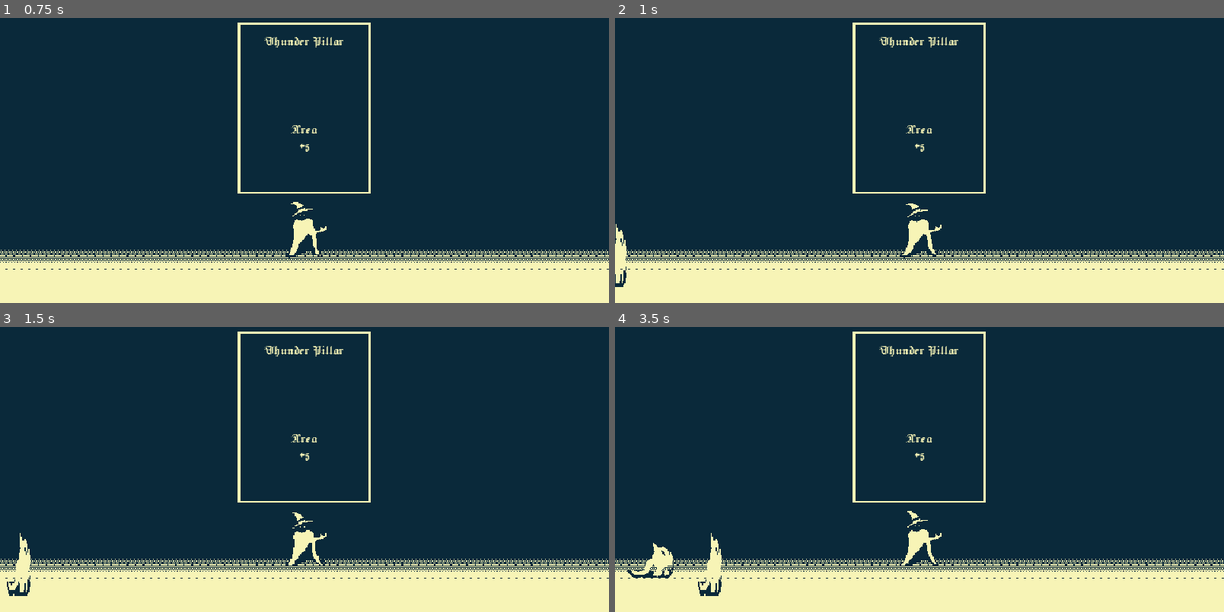
Above: before the commit, frames 1-4 (two rows, left to right).
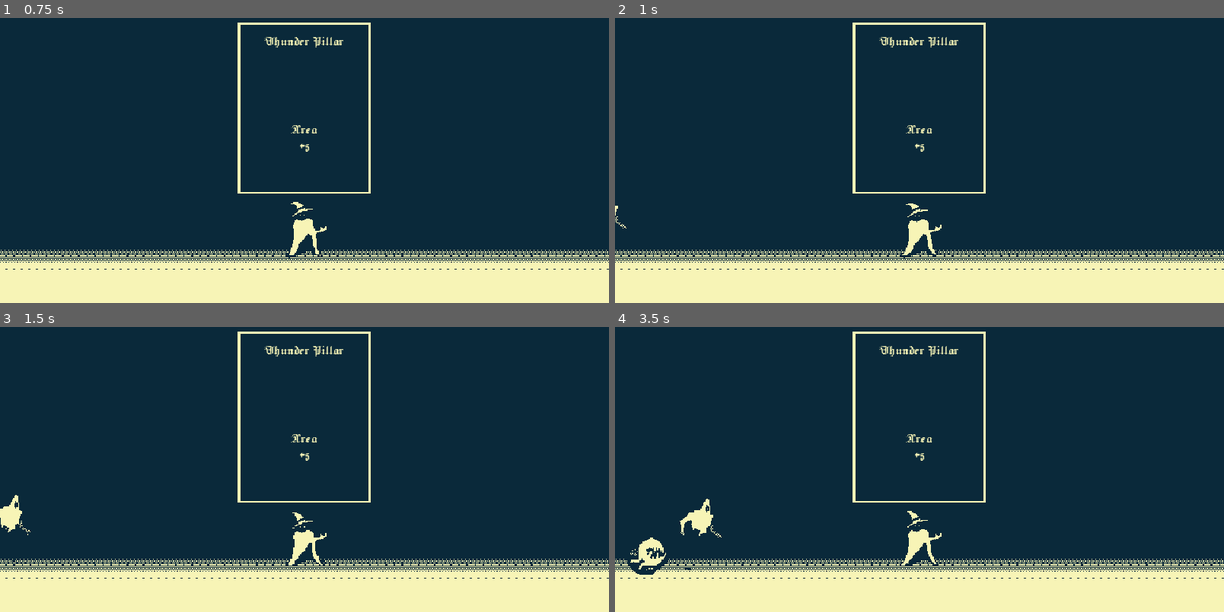
Above: after the commit, the same moments.

Repository: napstyy/shock
Game: Godot game, scene res://scenes/test_2.tscn
The game is run twice, just before and just after one commit, with the same random seed, the same clock (stepped at 60 frames per second) and the same inputs. The project has no main scene, so this scene is started directly.
Inputs (mouse positions are in pixels of both pictures, inside the frame that each line leads up to):
- Up to frame 1 (0.75 s): click (304, 109) at 0.5 s
- Up to frame 2 (1 s): no input
- Up to frame 3 (1.5 s): click (304, 418) at 1.25 s
- Up to frame 4 (3.5 s): click (919, 418) at 2 s; tap 1 (Attack1) at 2.85 s

Frame 1 is identical in both runs. In frame 2, 0.2% of the frame differs, in the area x 0-2%, y 65-95%; in frame 3, 0.5%; in frame 4, 1.1%, in the area x 2-18%, y 60-95%.

Commit message:
added sprite anims to monsters

Diff:
--- a/prefabs/enemies/ghost.tscn
+++ b/prefabs/enemies/ghost.tscn
@@ -1,20 +1,78 @@
 [gd_scene format=3 uid="uid://b82yrmhbxwhu3"]
 
 [ext_resource type="Script" uid="uid://dwyt8befo8jmx" path="res://scripts/enemy/ghost.gd" id="1_ptb80"]
-[ext_resource type="Texture2D" uid="uid://cv5otdnccbrag" path="res://assets/Enemy1.png" id="2_vjoux"]
+[ext_resource type="Texture2D" uid="uid://nfwryxexiwb6" path="res://assets/EaterMoveSHOCK.png" id="2_ao3mh"]
 
 [sub_resource type="RectangleShape2D" id="RectangleShape2D_sl4ig"]
-size = Vector2(48, 38)
+size = Vector2(45, 44)
+
+[sub_resource type="AtlasTexture" id="AtlasTexture_4witf"]
+atlas = ExtResource("2_ao3mh")
+region = Rect2(0, 0, 120, 120)
+
+[sub_resource type="AtlasTexture" id="AtlasTexture_0vovs"]
+atlas = ExtResource("2_ao3mh")
+region = Rect2(120, 0, 120, 120)
+
+[sub_resource type="AtlasTexture" id="AtlasTexture_gceu2"]
+atlas = ExtResource("2_ao3mh")
+region = Rect2(240, 0, 120, 120)
+
+[sub_resource type="AtlasTexture" id="AtlasTexture_vlnup"]
+atlas = ExtResource("2_ao3mh")
+region = Rect2(360, 0, 120, 120)
+
+[sub_resource type="AtlasTexture" id="AtlasTexture_flemc"]
+atlas = ExtResource("2_ao3mh")
+region = Rect2(480, 0, 120, 120)
+
+[sub_resource type="SpriteFrames" id="SpriteFrames_fy0ay"]
+animations = [{
+"frames": [{
+"duration": 1.0,
+"texture": SubResource("AtlasTexture_4witf")
+}, {
+"duration": 1.0,
+"texture": SubResource("AtlasTexture_0vovs")
+}, {
+"duration": 1.0,
+"texture": SubResource("AtlasTexture_gceu2")
+}, {
+"duration": 1.0,
+"texture": SubResource("AtlasTexture_vlnup")
+}, {
+"duration": 1.0,
+"texture": SubResource("AtlasTexture_flemc")
+}, {
+"duration": 1.0,
+"texture": SubResource("AtlasTexture_flemc")
+}, {
+"duration": 1.0,
+"texture": SubResource("AtlasTexture_vlnup")
+}, {
+"duration": 1.0,
+"texture": SubResource("AtlasTexture_gceu2")
+}, {
+"duration": 1.0,
+"texture": SubResource("AtlasTexture_0vovs")
+}, {
+"duration": 1.0,
+"texture": SubResource("AtlasTexture_4witf")
+}],
+"loop": true,
+"name": &"walk",
+"speed": 5.0
+}]
 
 [node name="Node2D" type="CharacterBody2D" unique_id=2004080428]
 collision_layer = 2
 script = ExtResource("1_ptb80")
 
 [node name="CollisionShape2D" type="CollisionShape2D" parent="." unique_id=2012295753]
-position = Vector2(1, 6)
+position = Vector2(-3.5, 0)
 shape = SubResource("RectangleShape2D_sl4ig")
 
-[node name="Enemy1" type="Sprite2D" parent="." unique_id=650176967]
-position = Vector2(-1.8724499, 6.25)
-scale = Vector2(1.0306122, 1.0306122)
-texture = ExtResource("2_vjoux")
+[node name="AnimatedSprite2D" type="AnimatedSprite2D" parent="." unique_id=876922688]
+scale = Vector2(0.7644411, 0.7644411)
+sprite_frames = SubResource("SpriteFrames_fy0ay")
+animation = &"walk"
--- a/prefabs/enemies/wraith.tscn
+++ b/prefabs/enemies/wraith.tscn
@@ -1,21 +1,73 @@
 [gd_scene format=3 uid="uid://c6m1sf4ew33xc"]
 
 [ext_resource type="Script" uid="uid://lgqplwhtkwx2" path="res://scripts/enemy/wraith.gd" id="1_g0dij"]
-[ext_resource type="Texture2D" uid="uid://cv5otdnccbrag" path="res://assets/Enemy1.png" id="2_g0dij"]
+[ext_resource type="Texture2D" uid="uid://reacvrj8fcg" path="res://assets/Walker.png" id="2_uk3y5"]
 
 [sub_resource type="RectangleShape2D" id="RectangleShape2D_e8vgv"]
-size = Vector2(48, 50)
+size = Vector2(70.18707, 35.048637)
+
+[sub_resource type="AtlasTexture" id="AtlasTexture_4witf"]
+atlas = ExtResource("2_uk3y5")
+region = Rect2(0, 0, 137, 157)
+
+[sub_resource type="AtlasTexture" id="AtlasTexture_0vovs"]
+atlas = ExtResource("2_uk3y5")
+region = Rect2(137, 0, 137, 157)
+
+[sub_resource type="AtlasTexture" id="AtlasTexture_gceu2"]
+atlas = ExtResource("2_uk3y5")
+region = Rect2(274, 0, 137, 157)
+
+[sub_resource type="AtlasTexture" id="AtlasTexture_vlnup"]
+atlas = ExtResource("2_uk3y5")
+region = Rect2(411, 0, 137, 157)
+
+[sub_resource type="AtlasTexture" id="AtlasTexture_flemc"]
+atlas = ExtResource("2_uk3y5")
+region = Rect2(548, 0, 137, 157)
+
+[sub_resource type="AtlasTexture" id="AtlasTexture_hyef6"]
+atlas = ExtResource("2_uk3y5")
+region = Rect2(685, 0, 137, 157)
+
+[sub_resource type="SpriteFrames" id="SpriteFrames_svn7x"]
+animations = [{
+"frames": [{
+"duration": 1.0,
+"texture": SubResource("AtlasTexture_4witf")
+}, {
+"duration": 1.0,
+"texture": SubResource("AtlasTexture_0vovs")
+}, {
+"duration": 1.0,
+"texture": SubResource("AtlasTexture_gceu2")
+}, {
+"duration": 1.0,
+"texture": SubResource("AtlasTexture_vlnup")
+}, {
+"duration": 1.0,
+"texture": SubResource("AtlasTexture_flemc")
+}, {
+"duration": 1.0,
+"texture": SubResource("AtlasTexture_hyef6")
+}],
+"loop": true,
+"name": &"walk",
+"speed": 5.0
+}]
 
 [node name="Node2D" type="CharacterBody2D" unique_id=1365831229]
 collision_layer = 2
 script = ExtResource("1_g0dij")
 
 [node name="CollisionShape2D" type="CollisionShape2D" parent="." unique_id=1865475766]
-position = Vector2(1, 0)
-scale = Vector2(0.5199996, 1.7199996)
+position = Vector2(-3.0000005, -22.403278)
+scale = Vector2(0.7693724, 2.5448482)
 shape = SubResource("RectangleShape2D_e8vgv")
 
-[node name="Enemy1" type="Sprite2D" parent="." unique_id=91053546]
-position = Vector2(-1, 10)
-scale = Vector2(0.54385966, 1.8877552)
-texture = ExtResource("2_g0dij")
+[node name="AnimatedSprite2D" type="AnimatedSprite2D" parent="." unique_id=1421628115]
+position = Vector2(6.000001, -26)
+scale = Vector2(-0.764, 0.764)
+sprite_frames = SubResource("SpriteFrames_svn7x")
+animation = &"walk"
+frame_progress = 0.01721199
--- a/scripts/enemy/enemy_base.gd
+++ b/scripts/enemy/enemy_base.gd
@@ -9,7 +9,7 @@
 
 func _ready() -> void:
 	player = get_tree().get_first_node_in_group("player")
-	scale.x = -sign(player.global_position.x - global_position.x)
+	scale.x = sign(player.global_position.x - global_position.x)
 
 func move(target_pos: Vector2) -> void:
 	var direction = sign(target_pos.x - global_position.x)
--- a/scripts/enemy/ghost.gd
+++ b/scripts/enemy/ghost.gd
@@ -3,3 +3,4 @@
 
 func _physics_process(delta: float) -> void:
 	move(player.global_position)
+	$AnimatedSprite2D.play("walk")
--- a/scripts/enemy/wraith.gd
+++ b/scripts/enemy/wraith.gd
@@ -10,3 +10,4 @@
 
 func _physics_process(delta: float) -> void:
 	move(player.global_position)
+	$AnimatedSprite2D.play("walk")
Binary file added: assets/EaterMoveSHOCK.png
Not shown, added: assets/EaterMoveSHOCK.png.import
Binary file added: assets/Walker.png
Not shown, added: assets/Walker.png.import
